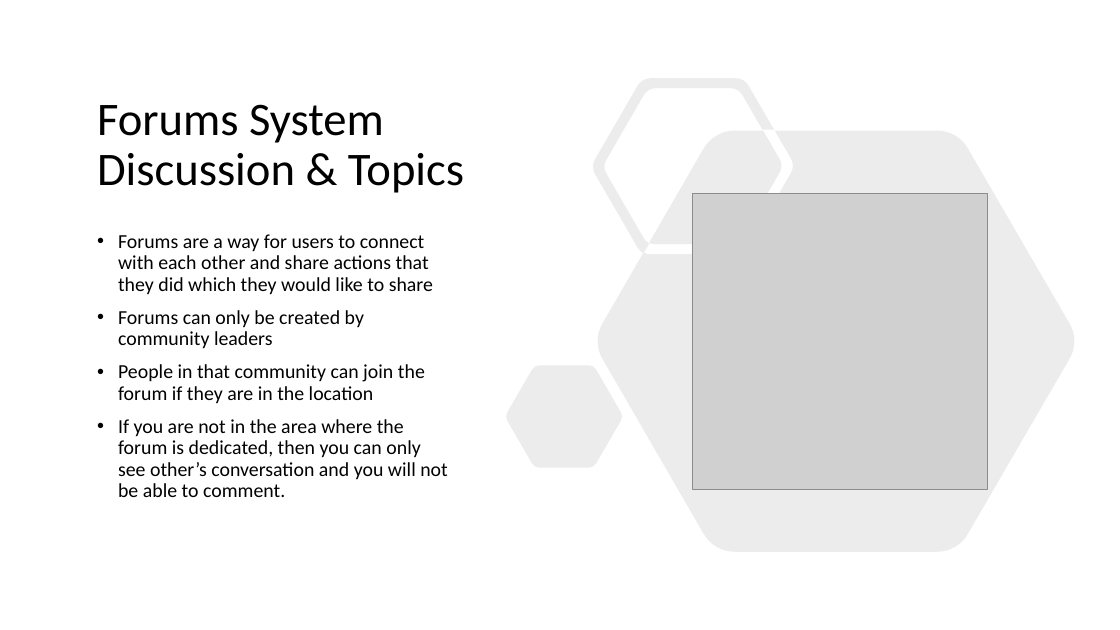
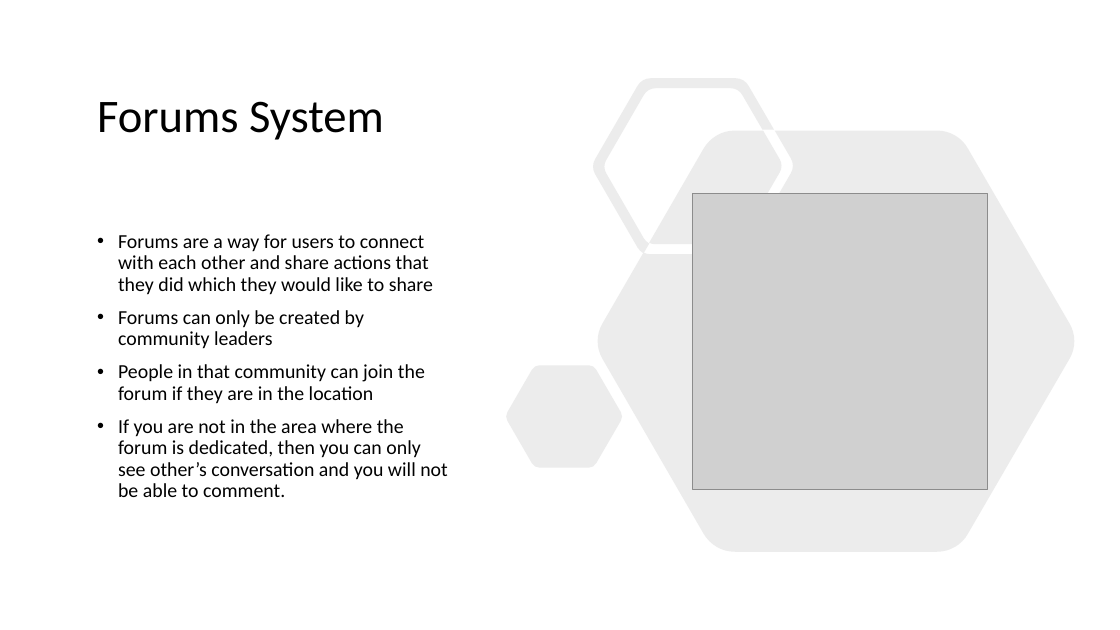
Before and after one commit to animaltrackapp/AnimalTrack, a slide deck: slide 11 of office_files/MARKET_PPT.pptx. Drawn at 1120x630 pixels with LibreOffice and Linux fonts; fonts in the diff are those of the drawing; grey boxes stand for pictures. Boxes give left, top, right and bottom in pixels: in the first picture for what was removed or moved away, otherwise in the second. Text is boxed around its words. In the diff, an @@ line names an element or a change of style, - is before the commit and + after.

```diff
--- a/office_files/MARKET_PPT.pptx
+++ b/office_files/MARKET_PPT.pptx
@@ title at box(97, 101, 384, 140): text changed @@
-Forums System
-Discussion & Topics
+Forums System
```
Also in this commit, not shown: 4 other slides changed, 1 slide removed, 1 other file.
